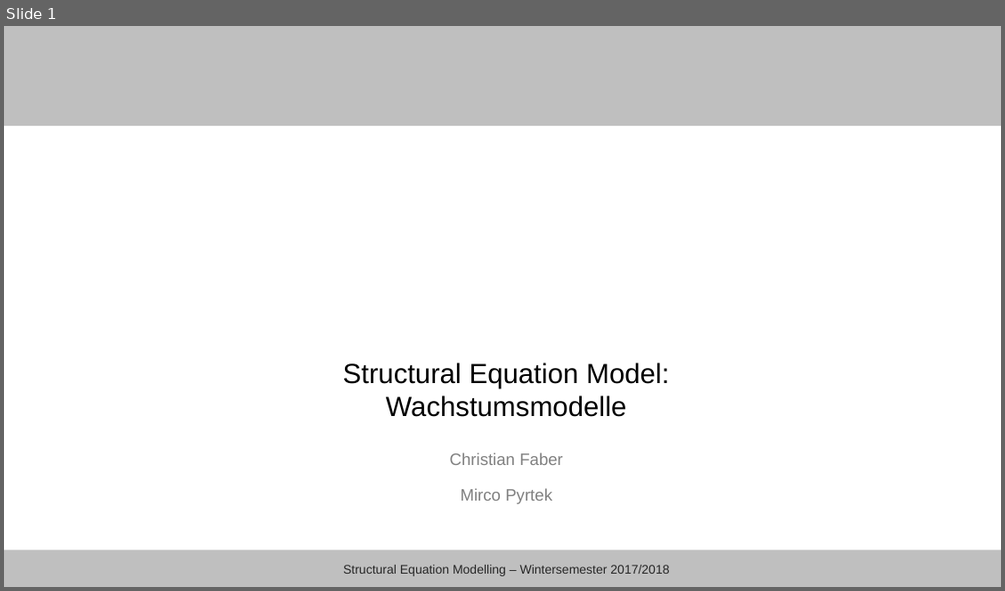
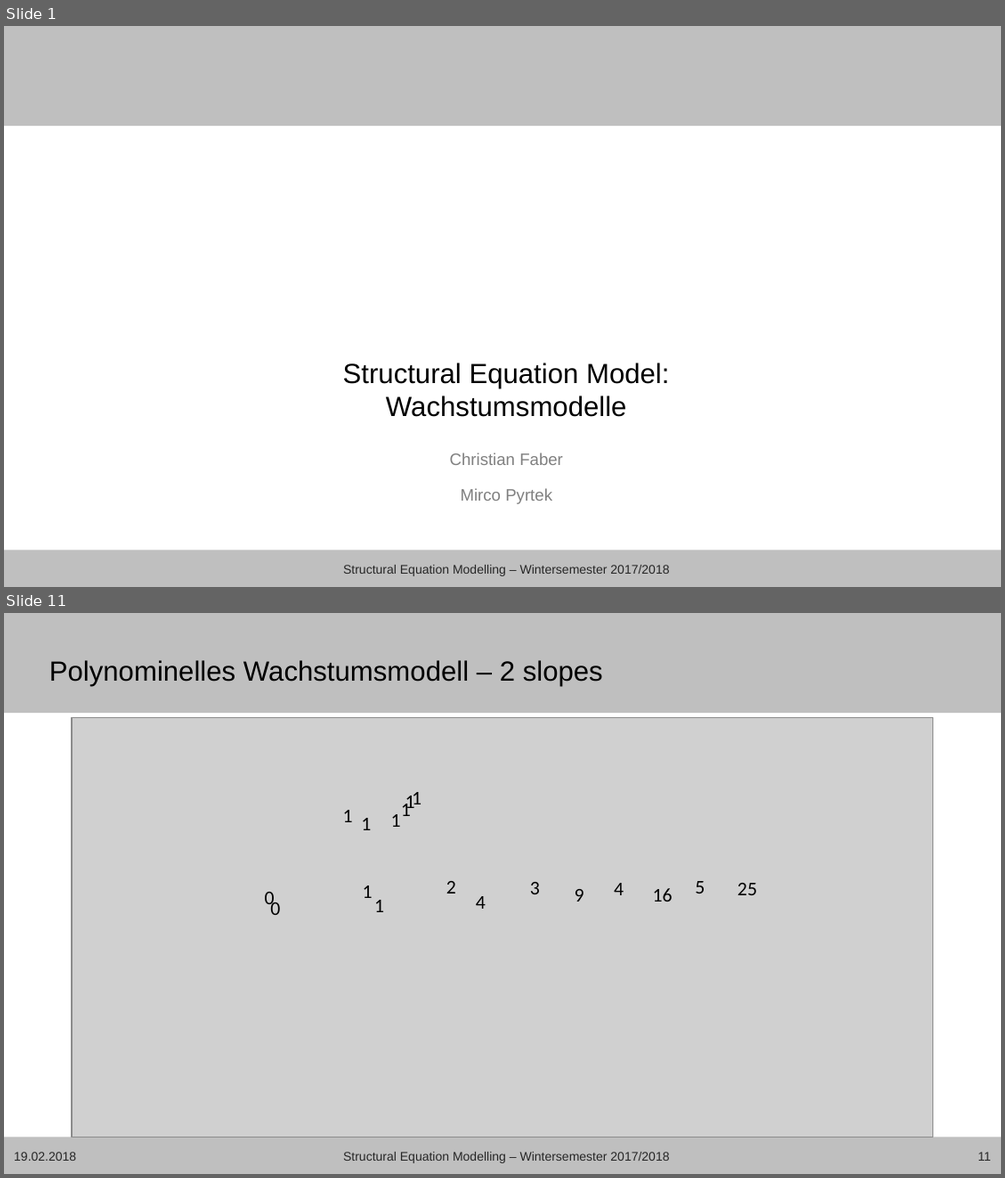
Before and after one commit to mircopp/Structural-Equation-Modeling, a slide deck: Christian_sem17_18_wachstumsmodelle_präsentation.pptx. Shown one above the other, each under a label of ours: slide 1 before the commit, slides 1 and 11 after it; the slides between them are not shown. The pictures are 1005x591 and 1005x1178 pixels, drawn with LibreOffice and Linux fonts; fonts in the diff are those of the drawing; grey boxes stand for pictures; background and template pictures are left out. Boxes give left, top, right and bottom in pixels: in the first picture for what was removed or moved away, otherwise in the second. Text is boxed around its words. In the diff, an @@ line names an element or a change of style, - is before the commit and + after.

```diff
--- a/Christian_sem17_18_wachstumsmodelle_präsentation.pptx
+++ b/Christian_sem17_18_wachstumsmodelle_präsentation.pptx
@@ slide 11 added at (4, 613, 1001, 1174), background #FFFFFF; not listed: 2 template elements that a slide beside it also shows @@
@@ title added at (49, 660, 603, 687), 20 pt, text #000000 @@
+Polynominelles Wachstumsmodell – 2 slopes
@@ picture added at (72, 718, 933, 1137) @@
@@ text added at (397, 791, 411, 826), 14 pt, text #000000 @@
+1
@@ text added at (412, 792, 421, 808), 14 pt, text #000000 @@
+1
@@ text added at (343, 810, 353, 822), 14 pt, text #000000 @@
+1
@@ text added at (361, 818, 371, 830), 14 pt, text #000000 @@
+1
@@ text added at (391, 814, 401, 827), 14 pt, text #000000 @@
+1
@@ text added at (359, 874, 372, 908), 14 pt, text #000000 @@
+1
@@ text added at (265, 892, 275, 910), 14 pt, text #000000 @@
+0
@@ text added at (270, 899, 280, 915), 14 pt, text #000000 @@
+0
@@ text added at (363, 885, 372, 898), 14 pt, text #000000 @@
+1
@@ text added at (374, 900, 384, 912), 14 pt, text #000000 @@
+1
@@ text added at (446, 881, 456, 893), 14 pt, text #000000 @@
+2
@@ text added at (476, 896, 485, 908), 14 pt, text #000000 @@
+4
@@ text added at (530, 882, 540, 894), 14 pt, text #000000 @@
+3
@@ text added at (574, 889, 584, 901), 14 pt, text #000000 @@
+9
@@ text added at (614, 883, 623, 895), 14 pt, text #000000 @@
+4
@@ text added at (653, 888, 672, 901), 14 pt, text #000000 @@
+16
@@ text added at (695, 881, 704, 893), 14 pt, text #000000 @@
+5
@@ text added at (737, 883, 757, 895), 14 pt, text #000000 @@
+25
@@ text added at (14, 1151, 76, 1160), 9 pt, text #262626 @@
+19.02.2018
@@ text added at (343, 1151, 669, 1163), 9 pt, text #262626 @@
+Structural Equation Modelling – Wintersemester 2017/2018
@@ page number added at (978, 1151, 991, 1160), 9 pt, text #262626 @@
+11
```
Also in this commit, not shown: 8 slides changed, 5 other slides added, 2 other files.
